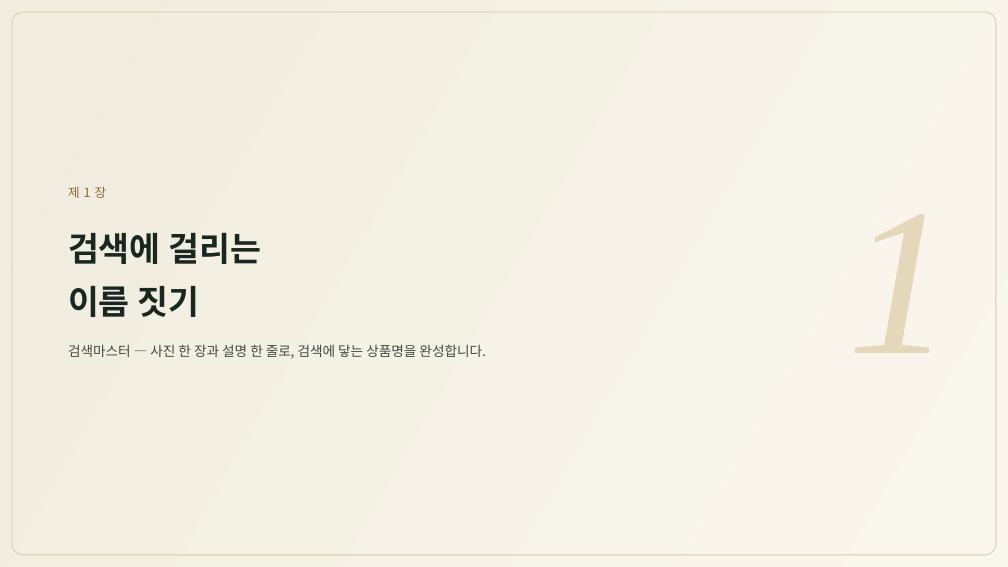
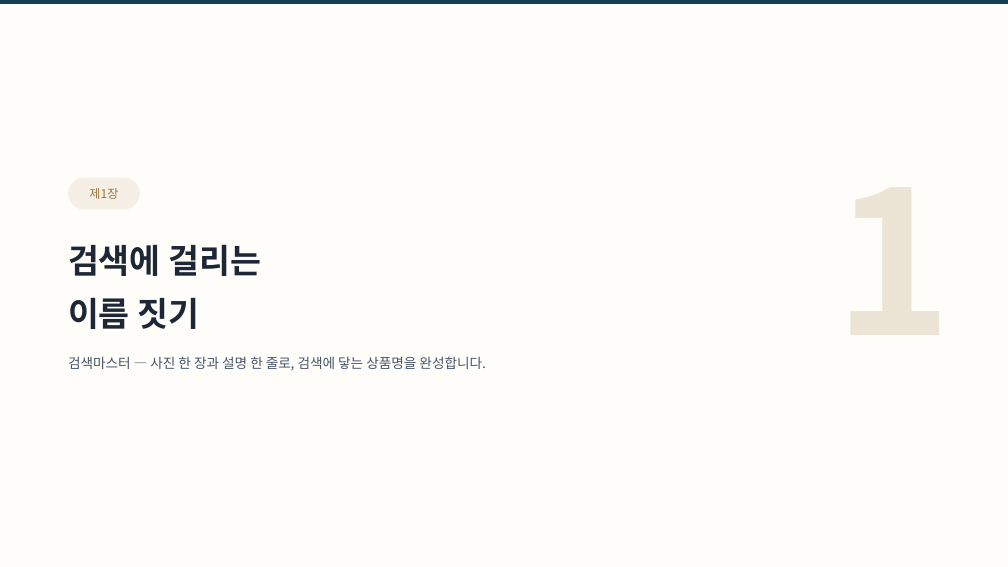
Before and after one commit to ramiteacher/searchmaster-x-freecanvas, a slide deck: slide 4 of slides.pptx. Drawn at 1008x567 pixels with LibreOffice and Linux fonts; fonts in the diff are those of the drawing. Boxes give left, top, right and bottom in pixels: in the first picture for what was removed or moved away, otherwise in the second. Text is boxed around its words. In the diff, an @@ line names an element or a change of style, - is before the commit and + after.

```diff
--- a/slides.pptx
+++ b/slides.pptx
@@ rectangle at (x1=0, y1=0, x2=1008, y2=567): fill gradient #FAF7EE to #F0ECDF to #FFFDF9 @@
@@ rectangle added at (x1=0, y1=0, x2=1008, y2=4), fill #173F54 @@
@@ rounded rectangle removed at (x1=12, y1=12, x2=996, y2=555) @@
@@ rounded rectangle added at (x1=68, y1=178, x2=140, y2=209), fill #F6EFE5, 11.5 pt, text #9A7440 @@
+제1장
@@ text at (x1=68, y1=186, x2=106, y2=198): paragraph removed @@
-제1장
@@ text "검색에 걸리는" moved from (x1=68, y1=186, x2=485, y2=359) to (x1=68, y1=244, x2=485, y2=371) @@
@@ text "검색에 걸리는" at (x1=68, y1=244, x2=485, y2=371): text colour #1A2721 to #1D2735 in "검색에 걸리는", "이름 짓기"; text colour #3D4B43 to #455569 in "검색마스터 — 사진 한 장과 설명 한 ..."; line spacing 1.3 to 1.32; line spacing 1.4 to 1.45; less space between paragraphs @@
```
Also in this commit, not shown: 16 other slides changed.
